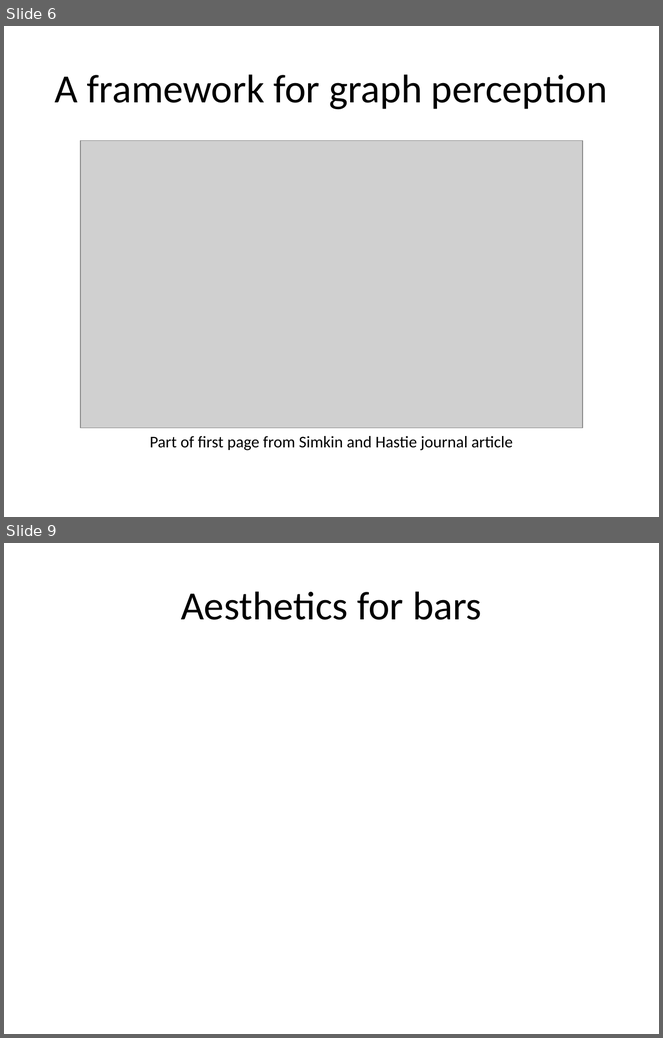
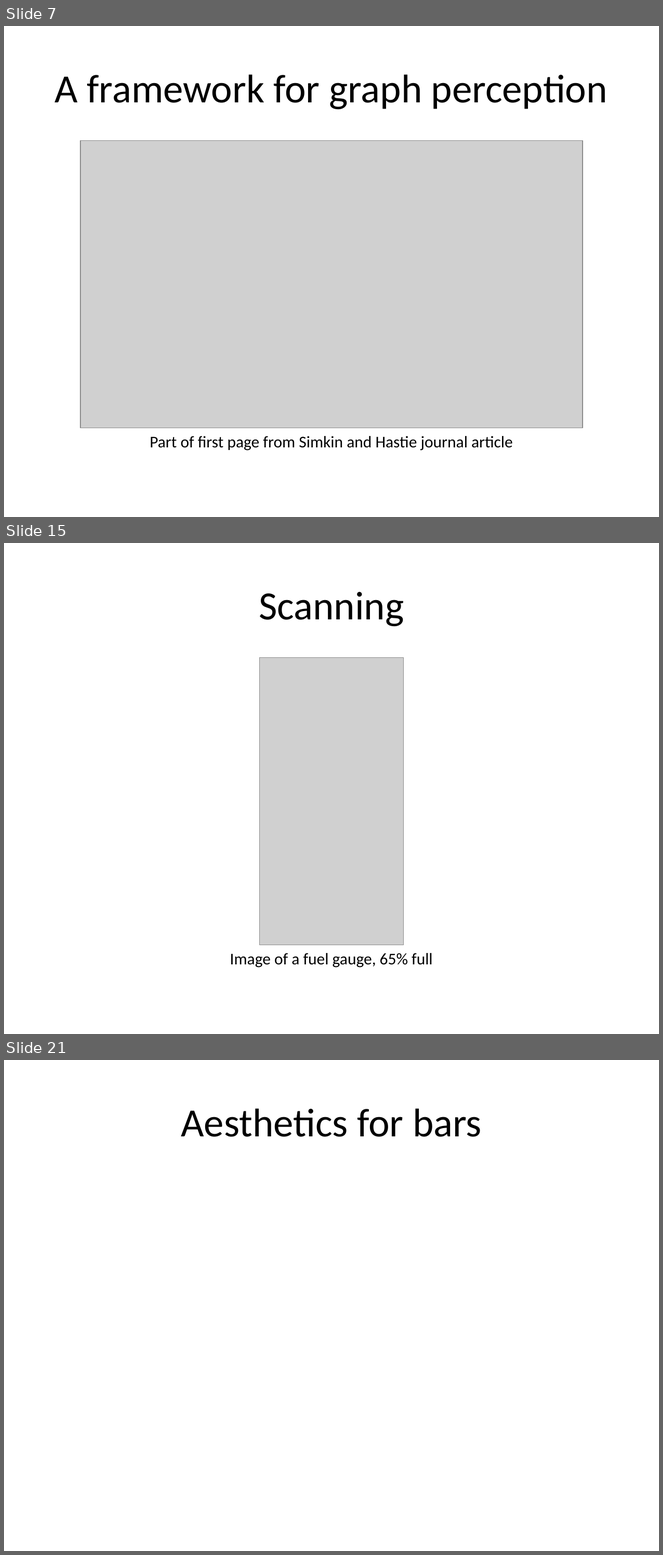
Before and after one commit to pmean/data-visualization, a slide deck: src/data-visualization-02-bars.pptx. Shown one above the other, each under a label of ours: slides 6 and 9 before the commit, slides 7, 15 and 21 after it; the slides between them are not shown. The pictures are 663x1038 and 663x1555 pixels, drawn with LibreOffice and Linux fonts; fonts in the diff are those of the drawing; grey boxes stand for pictures. Boxes give left, top, right and bottom in pixels: in the first picture for what was removed or moved away, otherwise in the second. Text is boxed around its words. In the diff, an @@ line names an element or a change of style, - is before the commit and + after.

```diff
--- a/src/data-visualization-02-bars.pptx
+++ b/src/data-visualization-02-bars.pptx
@@ slide 15 added at box(4, 543, 659, 1034), background #FFFFFF @@
@@ title added at box(259, 592, 404, 627), 44 pt, text #000000 @@
+Scanning
@@ picture added at box(259, 657, 403, 945) @@
@@ text added at box(230, 953, 433, 968), 18 pt, text #000000 @@
+Image of a fuel gauge, 65% full
@@ what was slide 6 is now slide 7 @@
@@ what was slide 9 is now slide 21 @@
```
Also in this commit, not shown: 2 slides changed, 12 other slides added, 1 slide removed, 10 other files.
